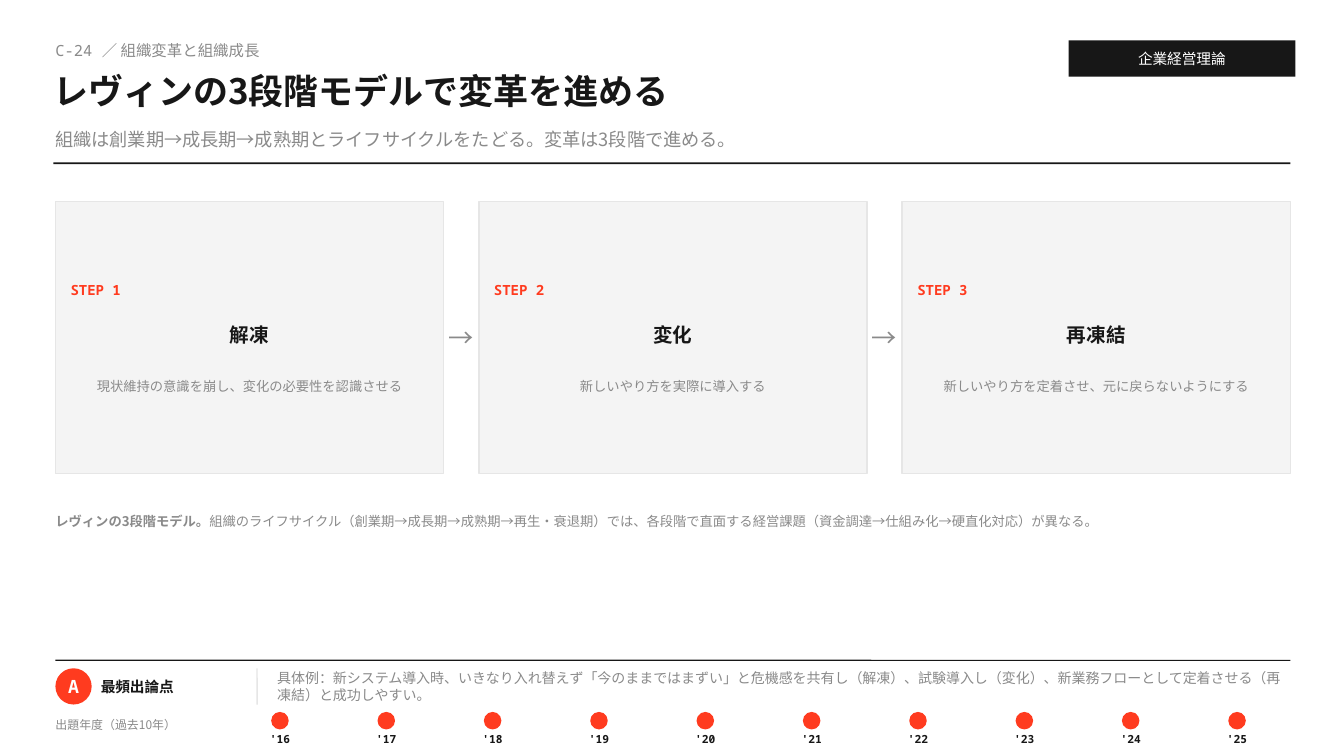
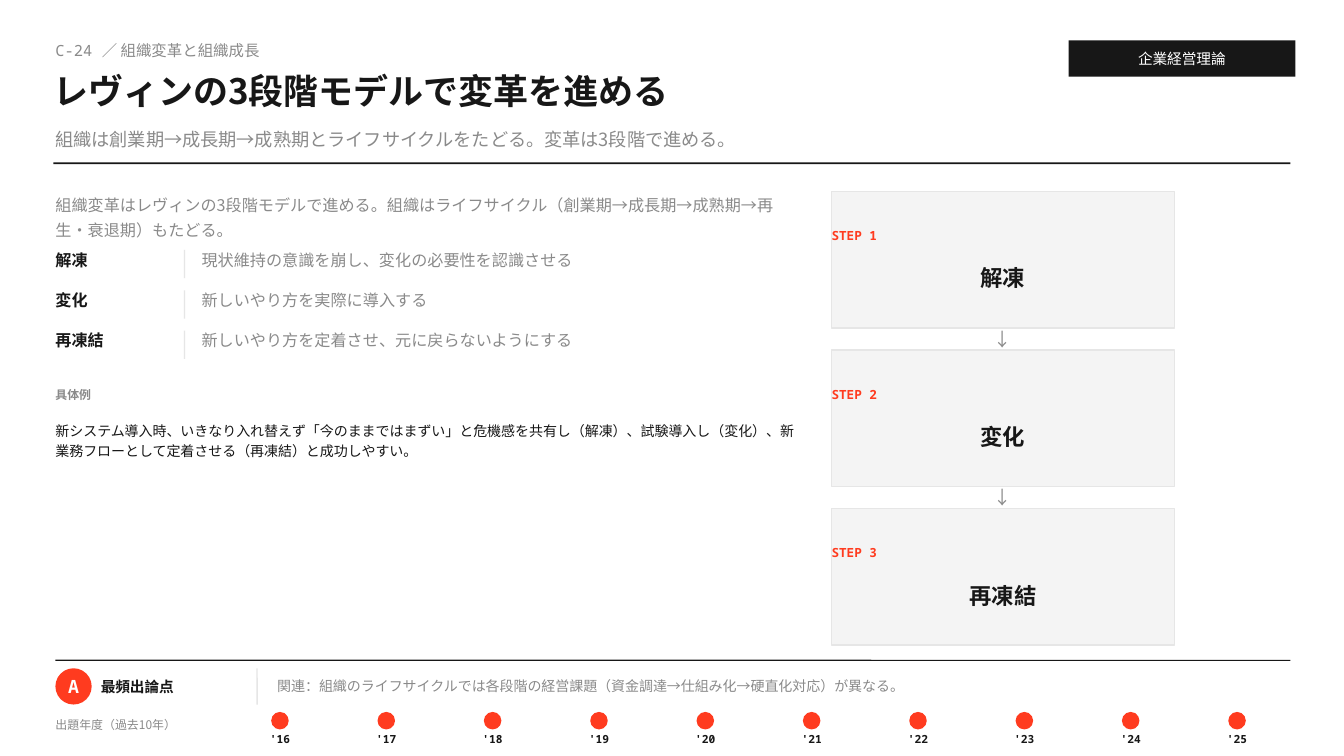
Before and after one commit to MasatoshiSano/SMEC, a slide deck: slide 38 of slides/1st_stage/C_business_administration.pptx. Drawn at 1344x756 pixels with LibreOffice and Linux fonts; fonts in the diff are those of the drawing. Boxes give left, top, right and bottom in pixels: in the first picture for what was removed or moved away, otherwise in the second. Text is boxed around its words. In the diff, an @@ line names an element or a change of style, - is before the commit and + after.

```diff
--- a/slides/1st_stage/C_business_administration.pptx
+++ b/slides/1st_stage/C_business_administration.pptx
@@ rectangle removed at [55,202,444,474] @@
@@ text added at [55,197,773,238], 11.5 pt, text #8A8A8A @@
+組織変革はレヴィンの3段階モデルで進める。組織はライフサイクル（創業期→成長期→成熟期→再生・衰退期）もたどる。
@@ text removed at [444,202,479,474] @@
-→
@@ rectangle removed at [479,202,867,474] @@
@@ rectangle: place and size @@
-rectangle at [902,202,1291,474]
+rectangle at [832,192,1175,328]
@@ text removed at [867,202,902,474] @@
-→
@@ text added at [832,231,1026,288], 9 pt, text #FF3B1F, bold @@
+STEP 1
+解凍
@@ text added at [55,249,87,270], 11.5 pt, text #171717, bold @@
+解凍
@@ text "現状維持の意識を崩し、変化の必要性を認識させる": place and size @@
-text "現状維持の意識を崩し、変化の必要性を認識させる" at [71,285,402,392]
+text "現状維持の意識を崩し、変化の必要性を認識させる" at [202,252,573,267]
@@ text added at [55,292,87,308], 11.5 pt, text #171717, bold @@
+変化
@@ text at [71,285,269,344]: paragraphs removed @@
-STEP 1
-解凍
@@ text "新しいやり方を実際に導入する": place and size @@
-text "新しいやり方を実際に導入する" at [494,285,766,392]
+text "新しいやり方を実際に導入する" at [202,292,428,307]
@@ text at [494,285,692,344]: paragraphs removed @@
-STEP 2
-変化
@@ text at [917,285,1126,344]: paragraphs removed @@
-STEP 3
-再凍結
@@ text added at [832,328,1175,350], 13 pt, text #8A8A8A @@
+↓
@@ text added at [55,332,103,348], 11.5 pt, text #171717, bold @@
+再凍結
@@ size 9.5 to 11.5 pt; alignment centre to left; line spacing 1.2 to 1; vertical alignment middle to top in 3 elements at [202,252,573,267], [202,292,428,307], [202,332,573,347] @@
@@ text "新しいやり方を定着させ、元に戻らないようにする": place and size @@
-text "新しいやり方を定着させ、元に戻らないようにする" at [917,285,1249,392]
+text "新しいやり方を定着させ、元に戻らないようにする" at [202,332,573,347]
@@ rectangle added at [832,350,1175,486], fill #F4F4F4, outline #E6E6E6 1 pt @@
@@ text at [55,389,794,457]: text changed; text colour #8A8A8A to #171717 @@
-具体例：新システム導入時、いきなり入れ替えず「今のままではまずい」と危機感を共有し（解凍）、試験導入し（変化）、新業務フローとして定着させる（再凍結）と成功しやすい。
+具体例
+新システム導入時、いきなり入れ替えず「今のままではまずい」と危機感を共有し（解凍）、試験導入し（変化）、新業務フローとして定着させる（再凍結）と成功しやすい。
@@ text added at [832,390,1026,447], 9 pt, text #FF3B1F, bold @@
+STEP 2
+変化
@@ text added at [832,487,1175,509], 13 pt, text #8A8A8A @@
+↓
@@ rectangle added at [832,509,1175,645], fill #F4F4F4, outline #E6E6E6 1 pt @@
@@ text added at [832,548,1036,606], 9 pt, text #FF3B1F, bold @@
+STEP 3
+再凍結
@@ text at [277,679,904,692]: text changed; size 9.5 to 10 pt @@
-レヴィンの3段階モデル。組織のライフサイクル（創業期→成長期→成熟期→再生・衰退期）では、各段階で直面する経営課題（資金調達→仕組み化→硬直化対応）が異なる。
+関連：組織のライフサイクルでは各段階の経営課題（資金調達→仕組み化→硬直化対応）が異なる。
```
Also in this commit, not shown: 6 other slides changed, 2 other files.
